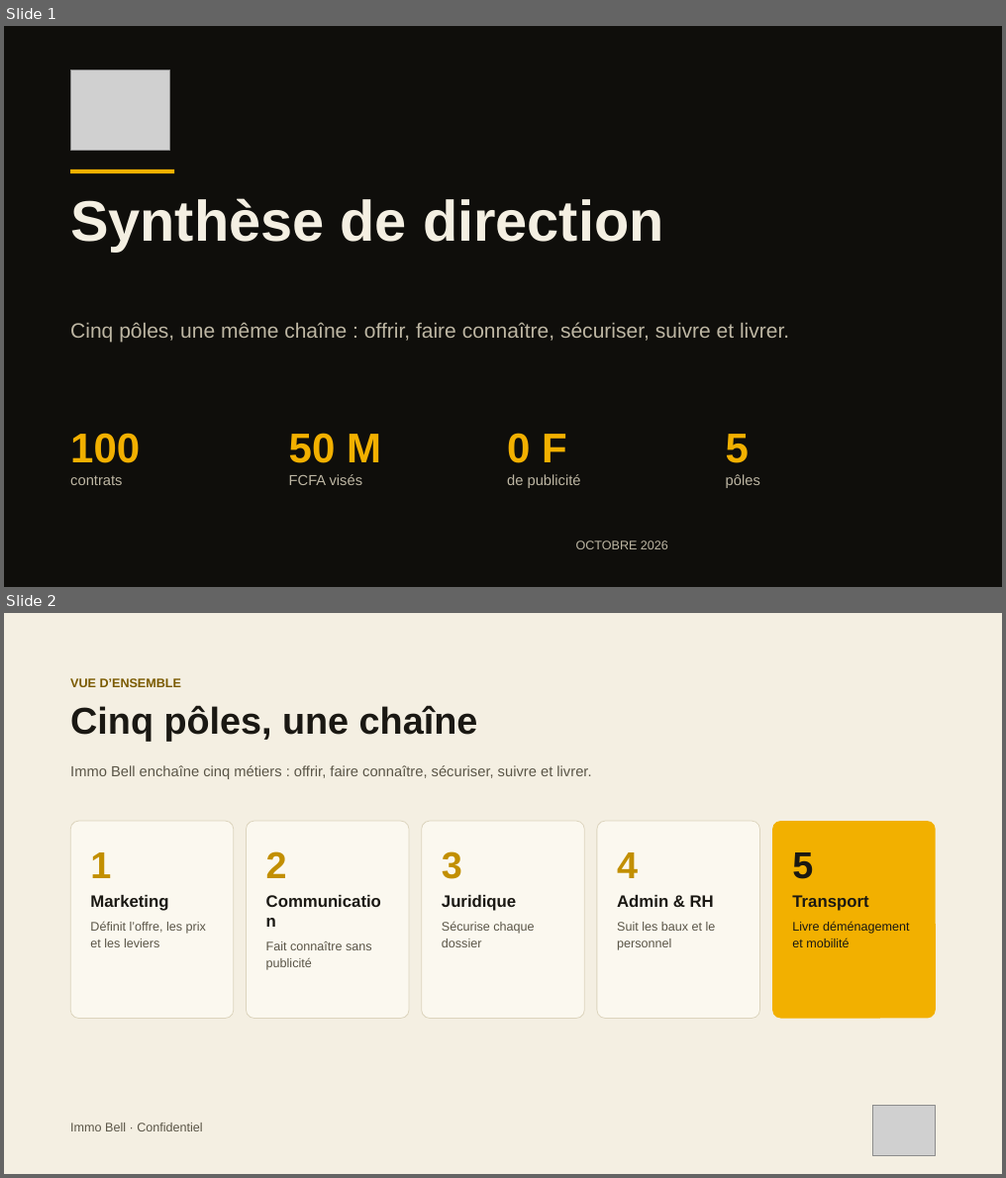
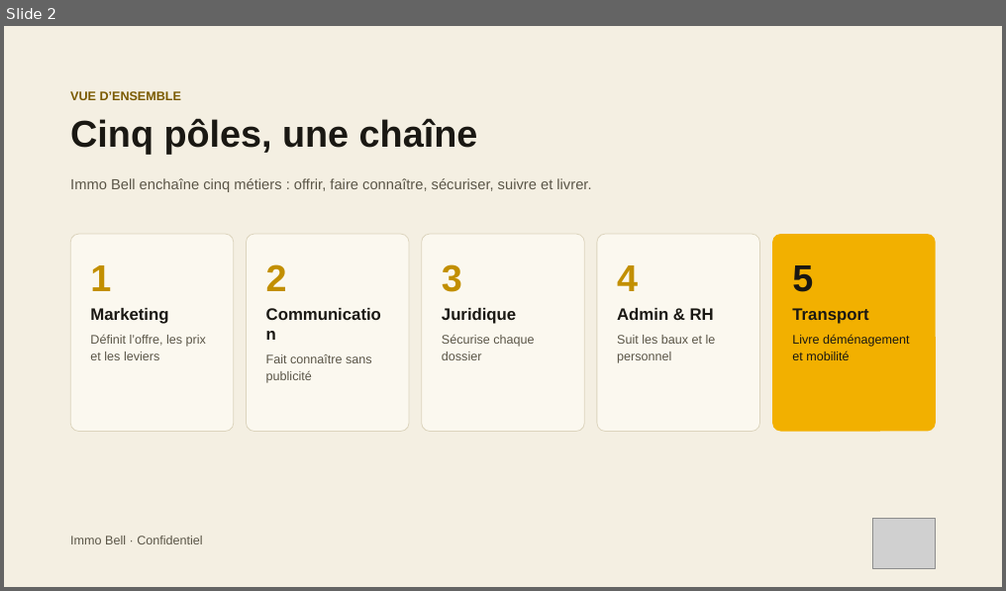
Before and after one commit to bbaf07/Immo-Bell, a slide deck: docs/rapports/Presentation-ImmoBell-Complete.pptx. Shown one above the other, each under a label of ours: slides 1 and 2 before the commit, slide 2 after it. The pictures are 1006x1178 and 1006x591 pixels, drawn with LibreOffice and Linux fonts; fonts in the diff are those of the drawing; grey boxes stand for pictures. Boxes give left, top, right and bottom in pixels: in the first picture for what was removed or moved away, otherwise in the second. Text is boxed around its words. In the diff, an @@ line names an element or a change of style, - is before the commit and + after.

```diff
--- a/docs/rapports/Presentation-ImmoBell-Complete.pptx
+++ b/docs/rapports/Presentation-ImmoBell-Complete.pptx
@@ slide 1 removed at (x1=4, y1=26, x2=1002, y2=587), background #0F0E0B @@
@@ picture removed at (x1=70, y1=70, x2=169, y2=150) @@
@@ rectangle removed at (x1=70, y1=170, x2=174, y2=174) @@
@@ text removed at (x1=70, y1=198, x2=664, y2=252) @@
-Synthèse de direction
@@ text removed at (x1=70, y1=322, x2=789, y2=342) @@
-Cinq pôles, une même chaîne : offrir, faire connaître, sécuriser, suivre et livrer.
@@ text removed at (x1=70, y1=433, x2=140, y2=485) @@
-100
-contrats
@@ text removed at (x1=289, y1=433, x2=381, y2=485) @@
-50 M
-FCFA visés
@@ text removed at (x1=507, y1=433, x2=581, y2=488) @@
-0 F
-de publicité
@@ text removed at (x1=726, y1=434, x2=760, y2=488) @@
-5
-pôles
@@ text removed at (x1=576, y1=541, x2=668, y2=550) @@
-OCTOBRE 2026
```
Also in this commit, not shown: 1 slide added, 2 other files.
